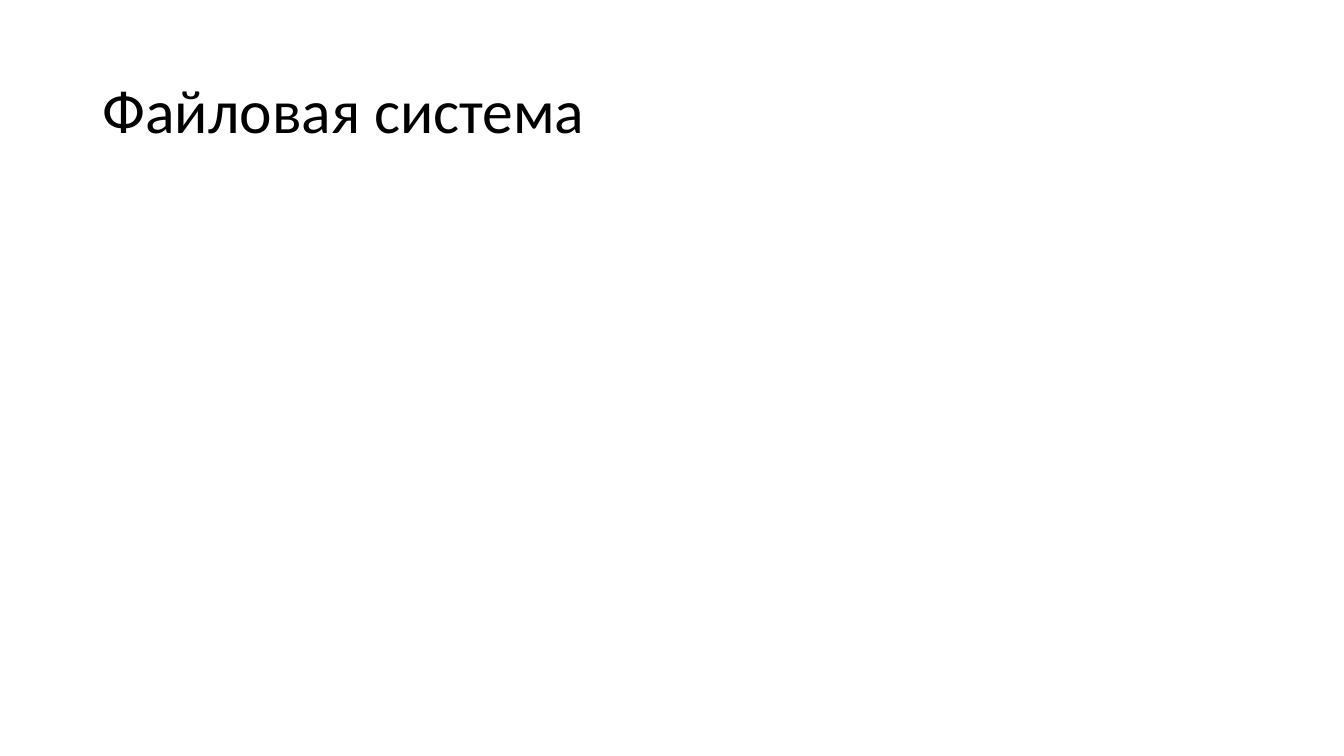
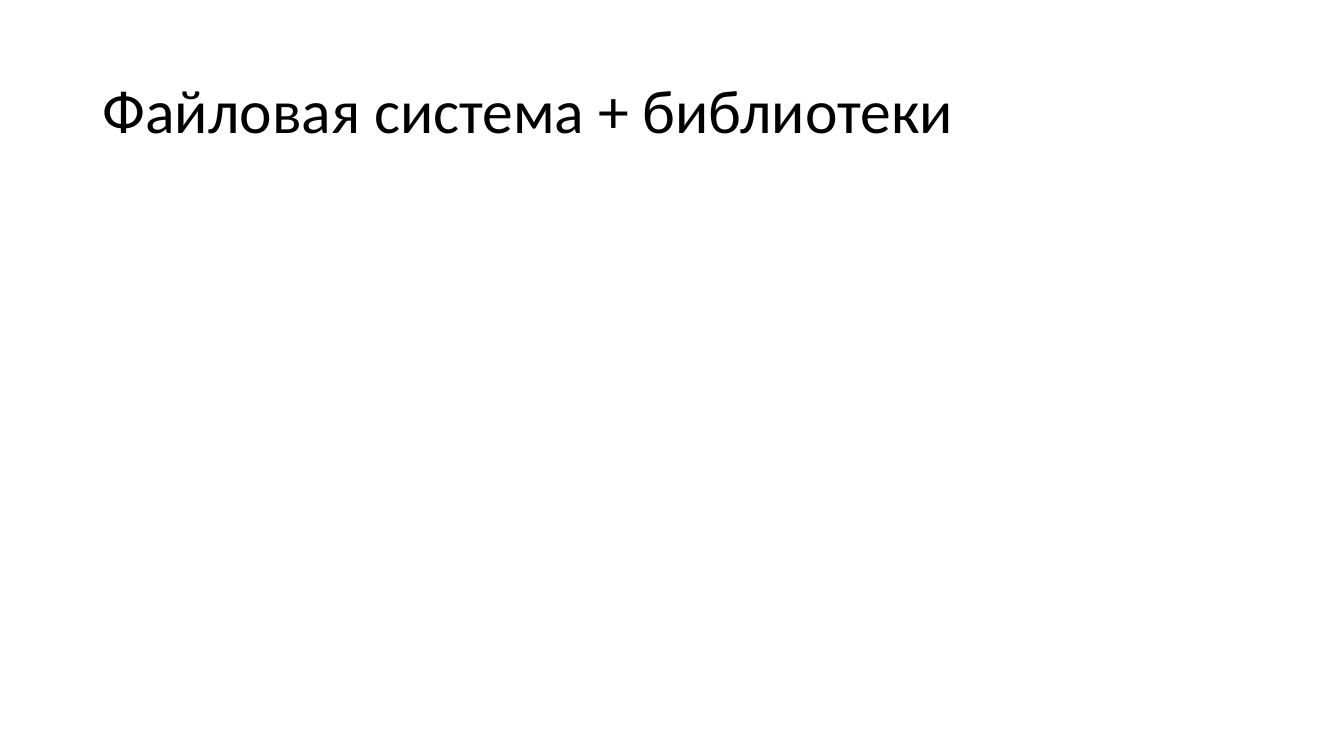
Before and after one commit to andrey3304/The_greatest_project_of_our_time, a slide deck: slide 3 of materials/Presentation.pptx. Drawn at 1344x756 pixels with LibreOffice and Linux fonts; fonts in the diff are those of the drawing. Boxes give left, top, right and bottom in pixels: in the first picture for what was removed or moved away, otherwise in the second. Text is boxed around its words. In the diff, an @@ line names an element or a change of style, - is before the commit and + after.

```diff
--- a/materials/Presentation.pptx
+++ b/materials/Presentation.pptx
@@ title at <box>102,91,953,134</box>: text changed @@
-Файловая система
+Файловая система + библиотеки
```
Also in this commit, not shown: 2 slides added, 5 other files.
